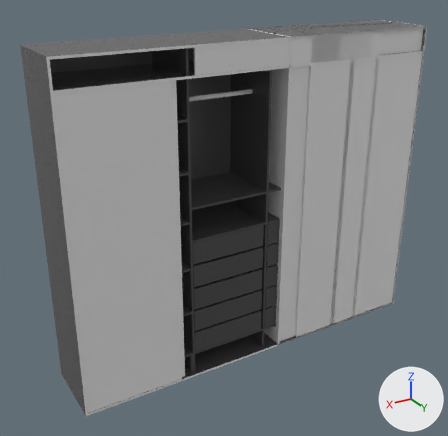
An edit to the Blender file 3d_models/aramario/armario.blend, drawn before and after from the same camera.
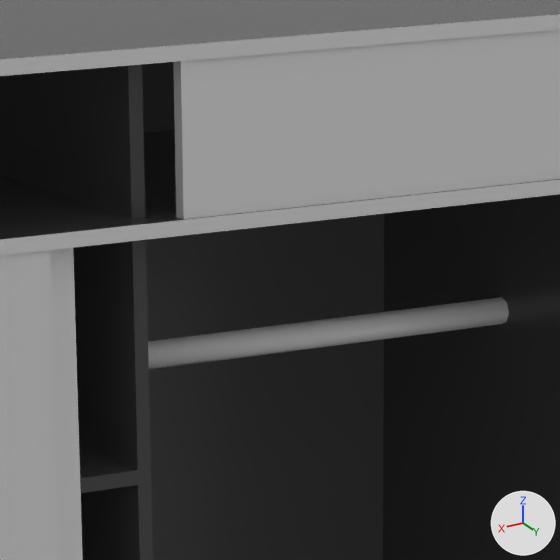
The first picture shows the older version from a camera (50 mm lens) standing at (3.45, 3.55, 2.65) and looking at (1.45, 0.21, 0.98). The close-ups show both versions on the part from 36% to 58% of the width and 8% to 31% of the height of that picture; other places that the commit changed are outside them. Arrows for +X, +Y and +Z are at lower right; the lights stay in place.

The first close-up shows 'armbig_aglo_horizontal_oscuro_vetaN_canto1L_paneA.001', 'armbig_aglo_horizontal_oscuro_vetaN_canto1L_paneB.002', 'armbig_aglo_horizontal_oscuro_vetaN_canto3L1_baseC.001', 'armbig_aglo_horizontal_oscuro_vetaN_canto3L1_baseD.001', 'armbig_aglo_verticalat_oscuro_vetaN_canto1L_paneC.002', 'armbig_aglo_verticalat_oscuro_vetaN_canto1L_paneC.003', 'armbig_aglo_verticalat_oscuro_vetaN_canto1L_paneD.001', 'armbig_aglo_verticalfront_claro_vetaA_canto4_puertaB.002', 'armbig_aglo_verticalfront_claro_vetaL_canto4_puertaA.001', 'armbig_aglo_verticalfront_claro_vetaL_canto4_puertaA.002', 'armbig_mdf_verticalback_oscuro_vetaN_canto0_baseA.001', 'h_bar_silver.001'.
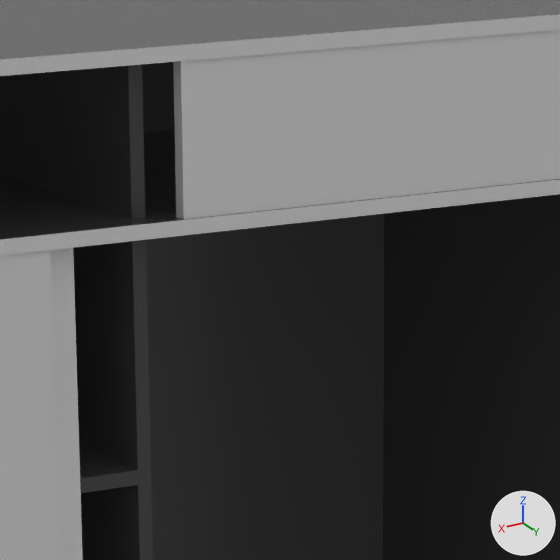
Boxes (x1, y1, x2, y2) around the edits, measured in the close-ups (560 x 560 px):
'h_bar_silver.001', hidden: before (148, 297, 509, 370)

The change, as a diff of the scene's bpy script:
```diff
--- a/3d_models/aramario/armario.blend.py
+++ b/3d_models/aramario/armario.blend.py
@@ ob_h_bar_silver_001 @@
 ob_h_bar_silver_001.scale = (1.0, 1.0, 0.917)
+ob_h_bar_silver_001.hide_set(True)  # its collection is switched off
```
